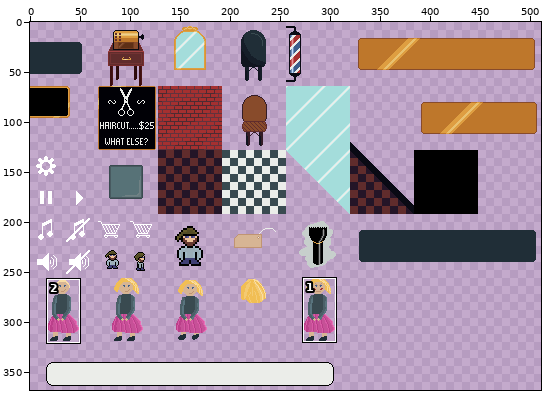
One commit to this sprite sheet: assets/ld51.png. Above, an overview of the earlier version with the close-up marked.
Close-up. As it was:
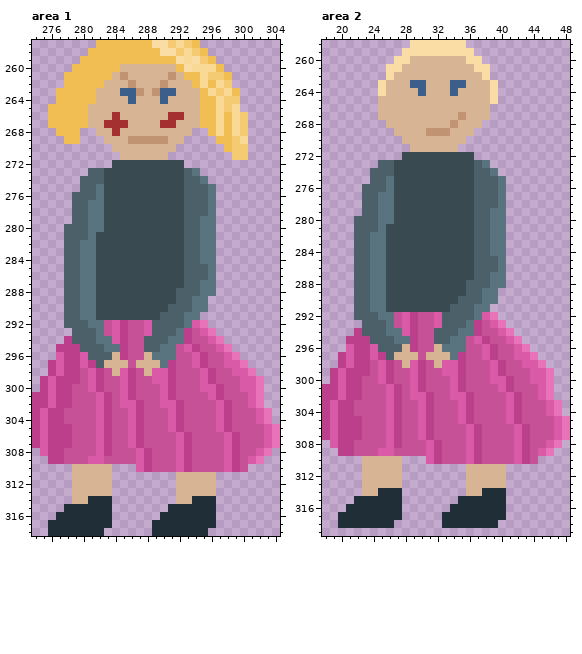
The file is 512x512 pixels. Colours within 5 levels of each other are drawn and written as one. Shown: area 1: x 274..304, y 257..318; area 2: x 18..48, y 258..319. The wide view leaves out empty margins. The commit also changed other parts of the picture, which this record leaves out.
The same view after the edit:
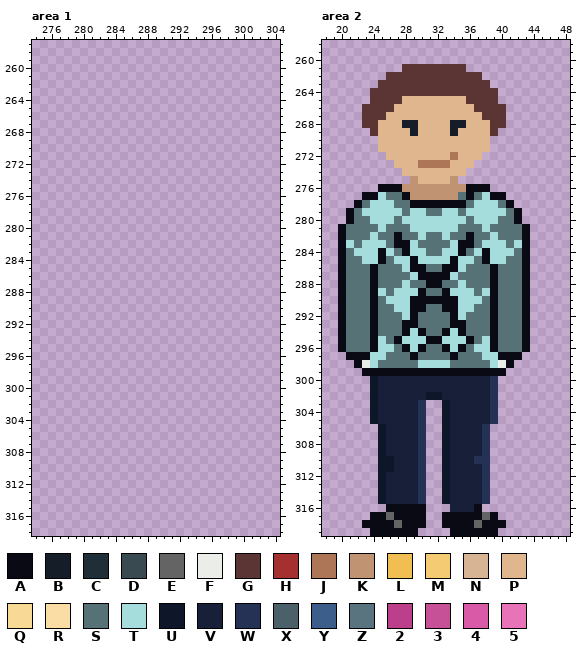
Palette (. is transparent): A #090a14  B #151d28  C #202e37  D #394a50  E #646465  F #ebede9  G #5b3434  H #a53030  J #ad7757  K #c09473  L #f1be54  M #f4ca72  N #d7b594  P #e0b68e  Q #f9d996  R #f9dda4  S #577277  T #a4dddb  U #0e1629  V #172038  W #253255  X #4b6068  Y #3c5e8b  Z #59747e  2 #bb3f8a  3 #c65197  4 #d95aa6  5 #e973b9
From old to new:
Area 1:
y 257: x 282..294 LLLLLLLRRMQML -> .............
y 258: x 281..295 LLLLLLLLLRRMQML -> ...............
y 259: x 280..296 LLLLLLLLLLLLRQRML -> .................
y 260: x 279..297 LLLLLLNNNNNNNLRQQQL -> ...................
y 261: x 278..298 LLLLLLNKNNNNNKNLLQMML -> .....................
y 262: x 278..298 LLLLLNNNKNNNKNNNLQLQM -> .....................
y 263: x 277..299 LLLLLNNNYYKNKYYNNNLQMQL -> .......................
y 264: x 277..299 LLLLLNNNNYNNNYNNNNLLQMM -> .......................
y 265: x 276..299 LLLLLNNNNNNNNNNNNNNLLQMQ -> ........................
y 266: x 276..300 LLLLLNNNHNNNNNNHHNNLLQLQM -> .........................
y 267: x 276..300 LLLLLNNHHHNNNNHHNNNLLQLQM -> .........................
y 268: x 277..279 LLL -> ...; x 282..293 NNHNNNNNNNNN -> ............; x 296..300 LQLQM -> .....
y 269: x 278..279 LL -> ..; x 283..292 NNNKKKKKNN -> ..........; x 297..300 LLMQ -> ....
y 270: x 284..291 NNNNNNNN -> ........; x 298..300 LMM -> ...
y 271: x 285..290 NNNNNN -> ......; x 299..300 MM -> ..
y 272: x 284..292 DDDDDDDDD -> .........
y 273: x 281..294 XXDDDDDDDDDDXZ -> ..............
y 274: x 280..295 XXXDDDDDDDDDDXXZ -> ................
y 275: x 280..296 XXZDDDDDDDDDDXXXZ -> .................
y 276: x 279..296 XXXZDDDDDDDDDDXXXZ -> ..................
y 277..278: x 279..296 XXZZDDDDDDDDDDXXXZ -> ..................
y 279: x 279..296 XXZZDDDDDDDDDDXXZZ -> ..................
y 280: x 278..296 XXXZZDDDDDDDDDDXXZZ -> ...................
y 281: x 278..296 XXXZDDDDDDDDDDDXXZZ -> ...................
y 282..284: x 278..296 XXZZDDDDDDDDDDDXXZZ -> ...................
y 285..286: x 278..296 XXZZDDDDDDDDDDDXXXZ -> ...................
y 287: x 278..296 XXZZDDDDDDDDDDDXXZZ -> ...................
y 288: x 278..296 XXZZDDDDDDDDDDXXXZZ -> ...................
y 289: x 278..295 XXZZDDDDDDDDDDXXZZ -> ..................
y 290: x 278..295 XXZZDDDDDDDDDXXXZZ -> ..................
y 291: x 278..294 XXZZDDDDDDDDXXXZZ -> .................
y 292: x 278..295 XXXZZ342334XXXXZ45 -> ..................
y 293: x 279..296 XXXZ342334XXXZ2345 -> ..................
y 294: x 278..297 2XXXZZ4233XXXZZ23345 -> ....................
y 295: x 277..298 222XXXZZ233XXZZ3423345 -> ......................
y 296: x 277..299 4224XXXN233NZZZ33423345 -> .......................
y 297: x 276..300 242242XNNN3NNNZ2334233445 -> .........................
y 298: x 276..301 24223423N423N4423334233445 -> ..........................
y 299: x 275..302 2422234233423344233342333445 -> ............................
y 300: x 275..302 2422334233423334233344233445 -> ............................
y 301: x 274..302 22422333423423334233334233345 -> .............................
y 302: x 274..302 22422333423442334423333423345 -> .............................
y 303..304: x 274..303 242233334233423334233334233345 -> ..............................
y 305: x 274..304 2422233342334233342333342333345 -> ...............................
y 306..307: x 274..304 2422233342334233334233334233345 -> ...............................
y 308: x 275..303 42233334233342333423333423345 -> .............................
y 309: x 276..302 223334433334233342333342345 -> ...........................
y 310: x 279..283 NNNNN -> .....; x 287..300 42333423333423 -> ..............
y 311..313: x 279..283 NNNNN -> .....; x 292..296 NNNNN -> .....
y 314: x 279..283 NNCCC -> .....; x 292..296 NNCCC -> .....
y 315: x 278..283 CCCCCC -> ......; x 291..296 CCCCCC -> ......
y 316: x 277..283 CCCCCCC -> .......; x 290..296 CCCCCCC -> .......
y 317: x 276..283 CCCCCCCC -> ........; x 289..296 CCCCCCCC -> ........
y 318: x 276..282 CCCCCCC -> .......; x 289..295 CCCCCCC -> .......
Area 2:
y 258: x 29..35 RRRRRRR -> .......
y 259: x 28..36 RRRRRRRRR -> .........
y 260: x 27..37 RRNNNNNNNRR -> ...........
y 261: x 26..38 RRNNNNNNNNNRR -> ..GGGGGGGG...
y 262: x 26..38 RNNNNNNNNNNNR -> GGGGGGGGGGGG.
y 263: x 25..39 RNNNYYNNNYYNNNR -> GGGGGGGGGGGGGG.
y 264: x 24..39 .RNNNNYNNNYNNNNR -> GGGGGGGGGGGGGGGG
y 265: x 24..39 .NNNNNNNNNNNNNNR -> GGGGPPPPPPPPGGGG
y 266: x 23..40 ..NNNNNNNNNNNNNN.. -> GGGGPPPPPPPPPPGGGG
y 267: x 23..40 ..NNNNNNNNNNKNNN.. -> GGGPPPPPPPPPPPPGGG
y 268: x 23..40 ...NNNNNNNNKNNN... -> GGPPPBBPPPPBBPPPGG
y 269: x 24..39 ...NNNNKKKNNN... -> GPPPPBPPPPBPPPPG
y 270: x 25..38 ...NNNNNNNN... -> PPPPPPPPPPPPPP
y 271: x 25..38 ....NNNNNN.... -> PPPPPPPPPPPPPP
y 272: x 26..37 ..DDDDDDDDD. -> PPPPPPPPJPPP
y 273: x 25..38 XXDDDDDDDDDDXZ -> ..PPPJJJJPPP..
y 274: x 24..39 XXXDDDDDDDDDDXXZ -> ....PPPPPPPP....
y 275: x 24..40 XXZDDDDDDDDDDXXXZ -> .....KPPPPK......
y 276: x 23..40 XXXZDDDDDDDDDDXXXZ -> ..AAAKKKKKKKKAAA..
y 277: x 23..40 XXZZDDDDDDDDDDXXXZ -> AATSSAKKKKKKSASTAA
y 278: x 22..41 .XXZZDDDDDDDDDDXXXZ. -> ASTTTSSAAAAAAASTTTSA
y 279: x 21..42 ..XXZZDDDDDDDDDDXXZZ.. -> ASTTTTTSTTSSTTSTTTTTSA
y 280: x 21..42 .XXXZZDDDDDDDDDDXXZZ.. -> ASSTTTSTTTTTTTTSTTTSSA
y 281: x 20..43 ..XXXZDDDDDDDDDDDXXZZ... -> ASSSSTSSSTTTTTTSSSTSSSSA
y 282: x 20..43 ..XXZZDDDDDDDDDDDXXZZ... -> ASSSTSSASSTSSTSSASSTSSSA
y 283: x 20..43 ..XXZZDDDDDDDDDDDXXZZ... -> ATSTTTSAATSSSSTAASTTTSTA
y 284: x 20..43 ..XXZZDDDDDDDDDDDXXZZ... -> ASTTTATSATTSSTTASTATTTSA
y 285: x 20..43 ..XXZZDDDDDDDDDDDXXXZ... -> ASSTTASTTATTTTATTSATTSSA
y 286: x 20..43 ..XXZZDDDDDDDDDDDXXXZ... -> ASSSASSSTAASSAATSSSASSSA
y 287: x 20..43 ..XXZZDDDDDDDDDDDXXZZ... -> ASSSASSSSTAAAATSSSSASSSA
y 288: x 20..43 ..XXZZDDDDDDDDDDXXXZZ... -> ASSSASSSTSSAASSTSSSASSSA
y 289: x 20..43 ..XXZZDDDDDDDDDDXXZZ.... -> ASSSATSTTTASSATTTSTASSSA
y 290: x 20..43 ..XXZZDDDDDDDDDXXXZZ.... -> ASSSASTTTAAAAAATTTSASSSA
y 291: x 20..43 ..XXZZDDDDDDDDXXXZZ..... -> ASSSASSTTAASSAATTSSASSSA
y 292: x 20..43 ..XXXZZ342334XXXXZ45.... -> ASSSASSSTASSSSATSSSASSSA
y 293: x 20..43 ...XXXZ342334XXXZ2345... -> ASSSASSSAASSSSAASSSASSSA
y 294: x 20..43 ..2XXXZZ4233XXXZZ23345.. -> ASSSASSSATASSATASSSASSSA
y 295: x 20..43 .222XXXZZ233XXZZ3423345. -> ASSSATSATTTAATTTASTASSSA
y 296: x 20..43 .4224XXXN233NZZZ33423345 -> ASSSATTSATASSATASTTASSSA
y 297: x 20..44 242242XNNN3NNNZ2334233445 -> .AAATTSSSASSSSASSSTTAAA..
y 298: x 20..45 24223423N423N4423334233445 -> ..AFTSSSSSTTTTSSSSSTFA....
y 299: x 19..46 2422234233423344233342333445 -> ....AAAAAAAAAAAAAAAAAA......
y 300: x 19..46 2422334233423334233344233445 -> .....UVVVVVVVVVVVVVVW.......
y 301: x 18..46 22422333423423334233334233345 -> ......UVVVVVVVVVVVVVVW.......
y 302: x 18..46 22422333423442334423333423345 -> ......UVVVVVVUUVVVVVVW.......
y 303..304: x 18..47 242233334233423334233334233345 -> ......UVVVVVW..UVVVVVW........
y 305: x 18..48 2422233342334233342333342333345 -> ......UVVVVVW..UVVVVVW.........
y 306..307: x 18..48 2422233342334233334233334233345 -> .......UVVVVW..UVVVVW..........
y 308: x 19..47 42233334233342333423333423345 -> ......UVVVVW..UVVVVW.........
y 309: x 20..46 223334433334233342333342345 -> .....UVVVVW..UVVVVW........
y 310: x 23..44 NNNNN...42333423333423 -> ..UUVVVW..UVVVWW......
y 311: x 23..30 NNNNN... -> ..UUVVVW; x 33..40 ...NNNNN -> UVVVVW..
y 312..313: x 23..30 NNNNN... -> ..UVVVVW; x 33..40 ...NNNNN -> UVVVVW..
y 314: x 23..30 NNCCC... -> ..UVVVVW; x 33..40 ...NNCCC -> UVVVVW..
y 315: x 22..30 CCCCCC... -> ...UVVVVW; x 33..40 ..CCCCCC -> UVVVVW..
y 316: x 21..30 CCCCCCC... -> .....AAAAA; x 34..40 CCCCCCC -> VVVA...
y 317: x 20..30 CCCCCCCC... -> ....AAEAAAA; x 33..40 CCCCCCCC -> AAAAAEA.
y 318: x 20..30 CCCCCCC.... -> ...AAAAEAAA; x 33..40 CCCCCCC. -> AAAAEAAA
y 319: x 24..29 ...... -> AAAAAA; x 34..39 ...... -> AAAAAA
Pixel boxes of the changes (left, top, right, bottom) in both close-ups:
erased: (32, 40, 280, 536)
changed: (322, 40, 570, 536)
